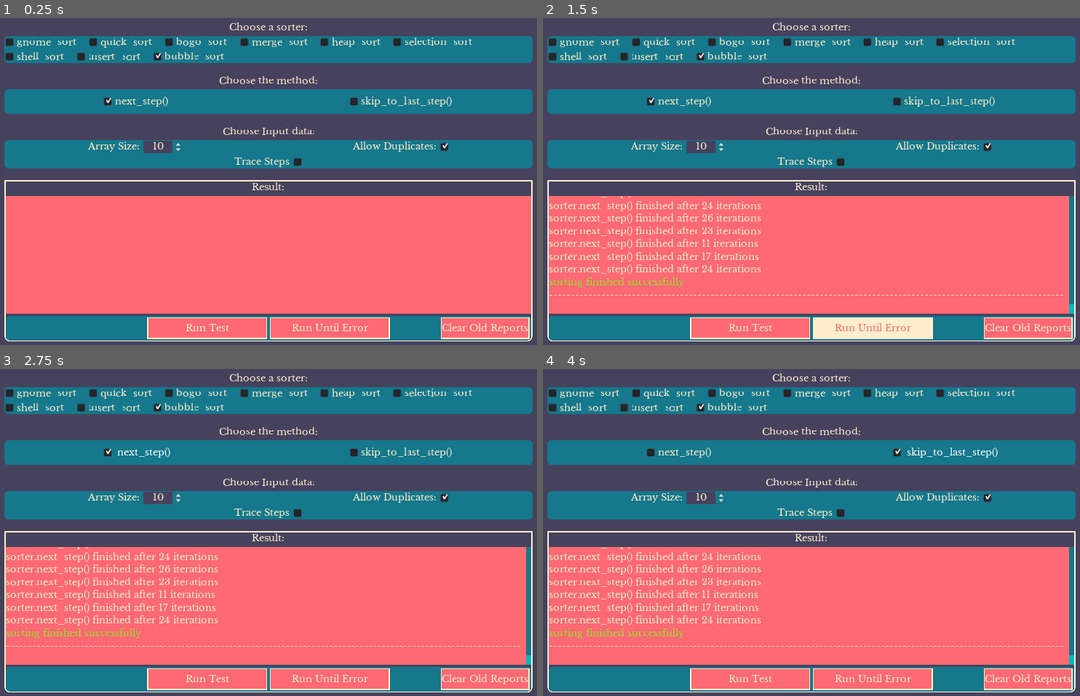
Above: before the commit, frames 1-4 (two rows, left to right).
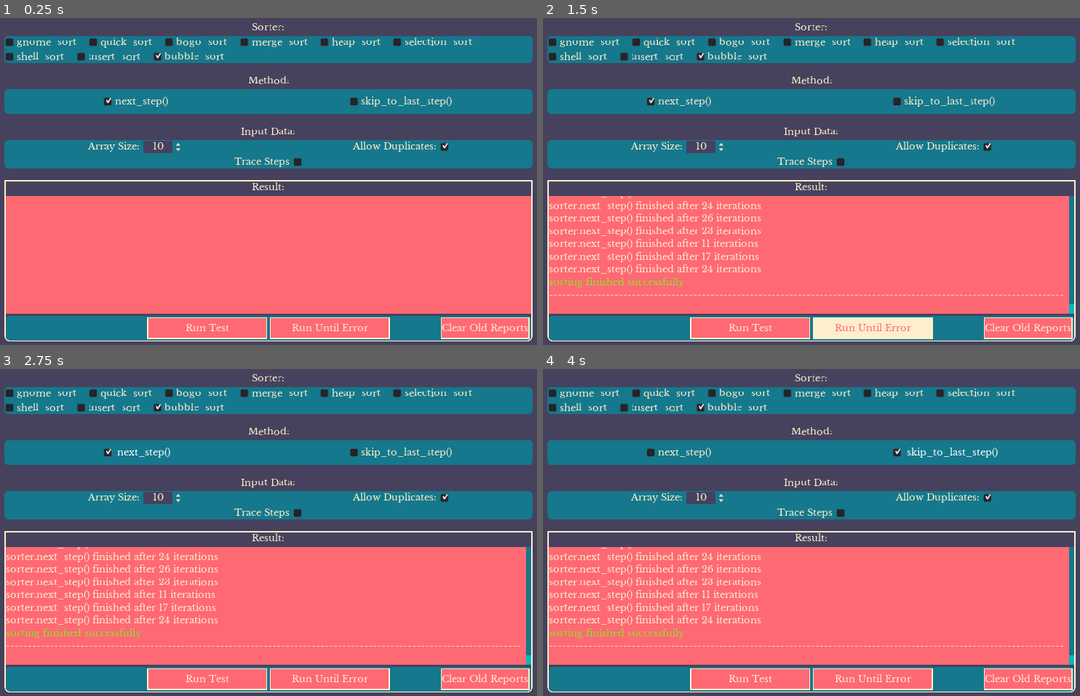
Above: after the commit, the same moments.

Repository: DissonantVoid/Godot-Sort-Visualizer
Game: Godot game, scene res://scenes/tests/algorithm_checker.tscn
Two runs of this game, one before a commit and one after it. Both use one fixed random seed, a clock stepped at 60 frames per second and the inputs below. This scene is started directly instead of the project's main scene.
Inputs:
- Up to frame 1 (0.25 s): no input
- Up to frame 2 (1.5 s): click "Run Test" at 0.5 s; click "Run Until Error" at 1.25 s
- Up to frame 3 (2.75 s): click "next_step()" at 2 s
- Up to frame 4 (4 s): click "next_step()" at 2.75 s; click "skip_to_last_step()" at 3.5 s

The runs differ from the first frame. In frame 1, 0.5% of the frame differs, in the area x 19-77%, y 1-53%; in frame 2, 0.5%; in frame 3, 0.5%; in frame 4, 0.5%.

Commit message:
minor tweaks

Diff:
--- a/scenes/objects/components/popups/popup_main_interface_visualizer.tscn
+++ b/scenes/objects/components/popups/popup_main_interface_visualizer.tscn
@@ -43,7 +43,7 @@
 scroll_vertical_enabled = false
 
 [node name="PanelContainer" type="PanelContainer" parent="Content/MarginContainer/VBoxContainer/ScrollContainer" index="0"]
-margin_right = 12.0
+margin_right = 600.0
 margin_bottom = 12.0
 size_flags_horizontal = 3
 size_flags_vertical = 3
--- a/scenes/objects/sorters/sorter_bogo_sort.gd
+++ b/scenes/objects/sorters/sorter_bogo_sort.gd
@@ -8,13 +8,9 @@
 #
 # time complexity: O(N * N!)
 
-
-# override
-func setup(data_size : int, priority_callback : FuncRef):
-	.setup(data_size, priority_callback)
-
 # NOTE: using any of the functions below in a large array (by large I mean bigger than 5 or so)
 #          will take so long to sort that the game window will stop responding
+
 
 # override
 func next_step() -> Dictionary:
--- a/scenes/objects/sorters/sorter_heap_sort.gd
+++ b/scenes/objects/sorters/sorter_heap_sort.gd
@@ -6,6 +6,9 @@
 # in the unsorted half and move it ...
 # but instead of linearly iterating over the unsorted half, we use a heap
 # data structure
+# NOTE: in Array.sort(), godot seems to use heap-sort as well as quick-sort
+#       mixed together in an intro-sort. I could be wrong but this is what
+#       I can see here: github.com/godotengine/godot/blob/master/core/templates/sort_array.h
 #
 # time complexity: O(N LOG N)
 
--- a/scenes/objects/sorters/sorter_shell_sort.gd
+++ b/scenes/objects/sorters/sorter_shell_sort.gd
@@ -58,8 +58,8 @@
 	indexes.resize(_data_size)
 	for i in _data_size: indexes[i] = i
 
-	# we use half the size as a gap
-	# but there are other more efficent sequences like Marcin Ciura's sequence
+	# we use half the size as a gap and increment linearly (Natural sequence)
+	# but there are other more efficent sequences like Marcin Ciura's sequence and Knuth Sequence (see wiki link above)
 	var gap : int = indexes.size() / 2
 	while gap > 0:
 		for i in range(gap, indexes.size()):
--- a/scenes/tests/algorithm_checker.gd
+++ b/scenes/tests/algorithm_checker.gd
@@ -178,7 +178,7 @@
 
 	_console_print("using array of size " + str(_array_size) +
 					(", duplicates allowed" if _allow_duplicates else ", no duplicates") )
-	if _array_size < _max_printable_array_size:
+	if is_running_once && _array_size < _max_printable_array_size:
 		_console_print("input array: " + str(_current_input))
 	if is_running_once == false:
 		_console_print("this test will run [b]repeatedly[/b] until an error occurs or it has run " + str(_continuous_test_max_loops) + " times")
--- a/scenes/tests/algorithm_checker.tscn
+++ b/scenes/tests/algorithm_checker.tscn
@@ -46,7 +46,7 @@
 [node name="Label" type="Label" parent="MarginContainer/VBoxContainer/Sorter"]
 margin_right = 870.0
 margin_bottom = 21.0
-text = "Choose a sorter:"
+text = "Sorter:"
 align = 1
 
 [node name="Algorithms" type="PanelContainer" parent="MarginContainer/VBoxContainer/Sorter"]
@@ -70,7 +70,7 @@
 [node name="Label" type="Label" parent="MarginContainer/VBoxContainer/Method"]
 margin_right = 870.0
 margin_bottom = 21.0
-text = "Choose the method:"
+text = "Method:"
 align = 1
 
 [node name="PanelContainer" type="PanelContainer" parent="MarginContainer/VBoxContainer/Method"]
@@ -112,7 +112,7 @@
 [node name="Label" type="Label" parent="MarginContainer/VBoxContainer/Data"]
 margin_right = 870.0
 margin_bottom = 21.0
-text = "Choose Input data:"
+text = "Input Data:"
 align = 1
 
 [node name="PanelContainer" type="PanelContainer" parent="MarginContainer/VBoxContainer/Data"]
Not shown, changed: plan/plan.txt
